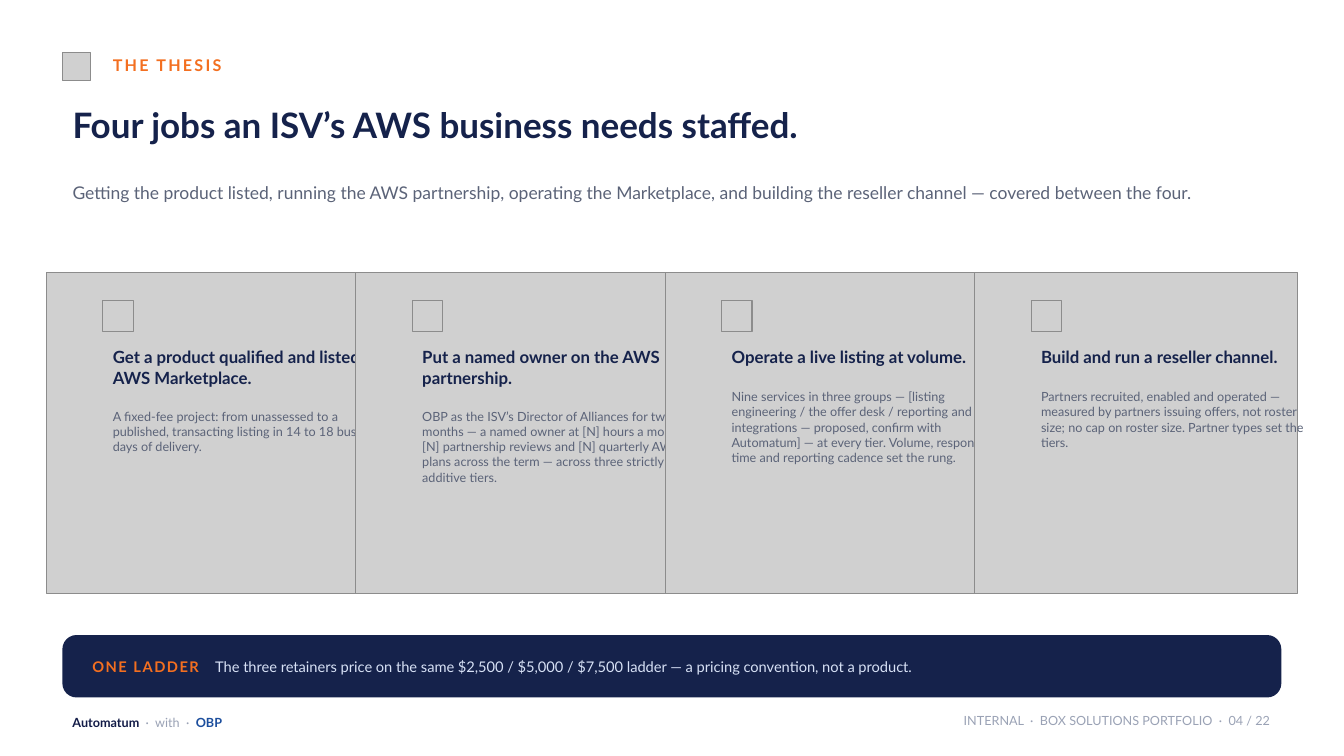
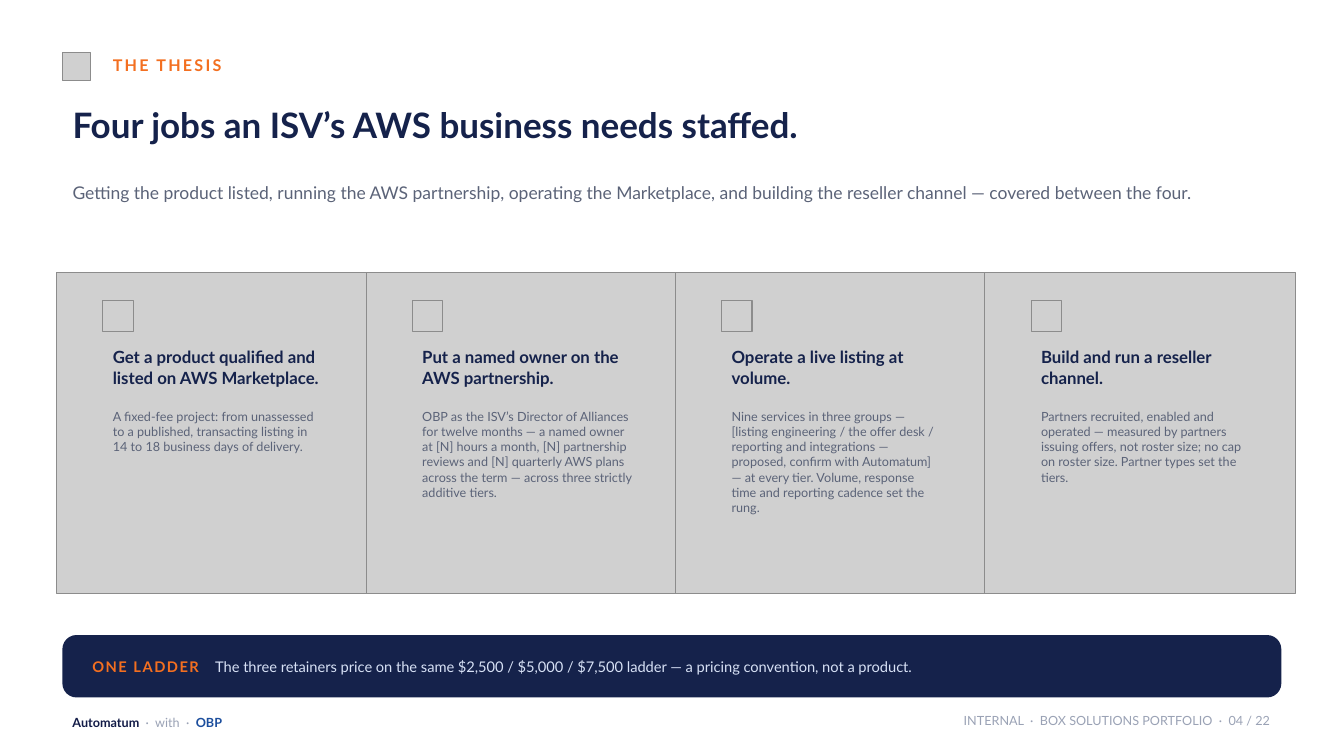
Before and after one commit to KianteEvans/barberbook, a slide deck: slide 4 of docs/deck/BOX_Solutions_Revised.pptx. Drawn at 1344x756 pixels with LibreOffice and Linux fonts; fonts in the diff are those of the drawing; grey boxes stand for pictures; background and template pictures are left out. Boxes give left, top, right and bottom in pixels: in the first picture for what was removed or moved away, otherwise in the second. Text is boxed around its words. In the diff, an @@ line names an element or a change of style, - is before the commit and + after.

```diff
--- a/docs/deck/BOX_Solutions_Revised.pptx
+++ b/docs/deck/BOX_Solutions_Revised.pptx
@@ picture: place and size @@
-picture at (46,272,370,593)
+picture at (56,272,367,593)
@@ picture: place and size @@
-picture at (356,272,680,593)
+picture at (366,272,677,593)
@@ picture: place and size @@
-picture at (665,272,989,593)
+picture at (676,272,986,593)
@@ picture: place and size @@
-picture at (975,272,1299,593)
+picture at (985,272,1296,593)
@@ text "Get a product qualified and ..." rewrapped from (113,349,359,387) to (113,350,319,387) @@
@@ text "Put a named owner on ..." rewrapped from (422,350,660,387) to (422,350,619,387) @@
@@ text "Operate a live listing at ..." rewrapped from (732,350,966,366) to (732,350,904,384) @@
@@ text "Build and run a reseller ..." rewrapped from (1041,350,1277,363) to (1041,350,1212,384) @@
@@ text "A fixed-fee project: from unassessed ..." rewrapped from (113,412,384,453) to (113,412,314,453) @@
@@ text "OBP as the ISV’s Director ..." rewrapped from (422,410,688,482) to (422,411,632,497) @@
@@ text "Nine services in three groups ..." rewrapped from (732,391,987,464) to (732,412,931,514) @@
@@ text "Partners recruited, enabled and operated ..." rewrapped from (1041,392,1303,447) to (1041,412,1241,482) @@
```
Also in this commit, not shown: 19 other slides changed, 1 other file.
